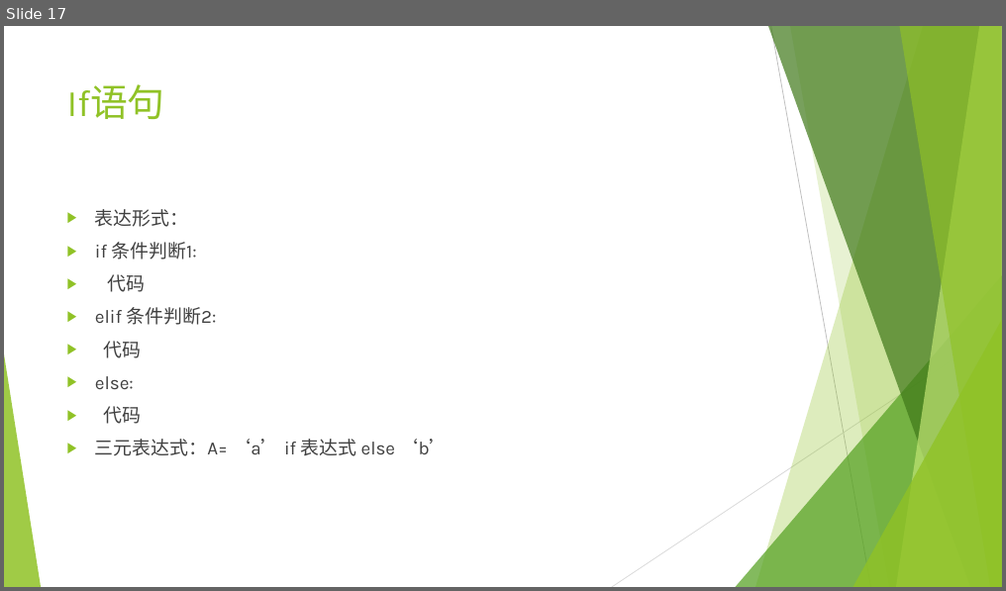
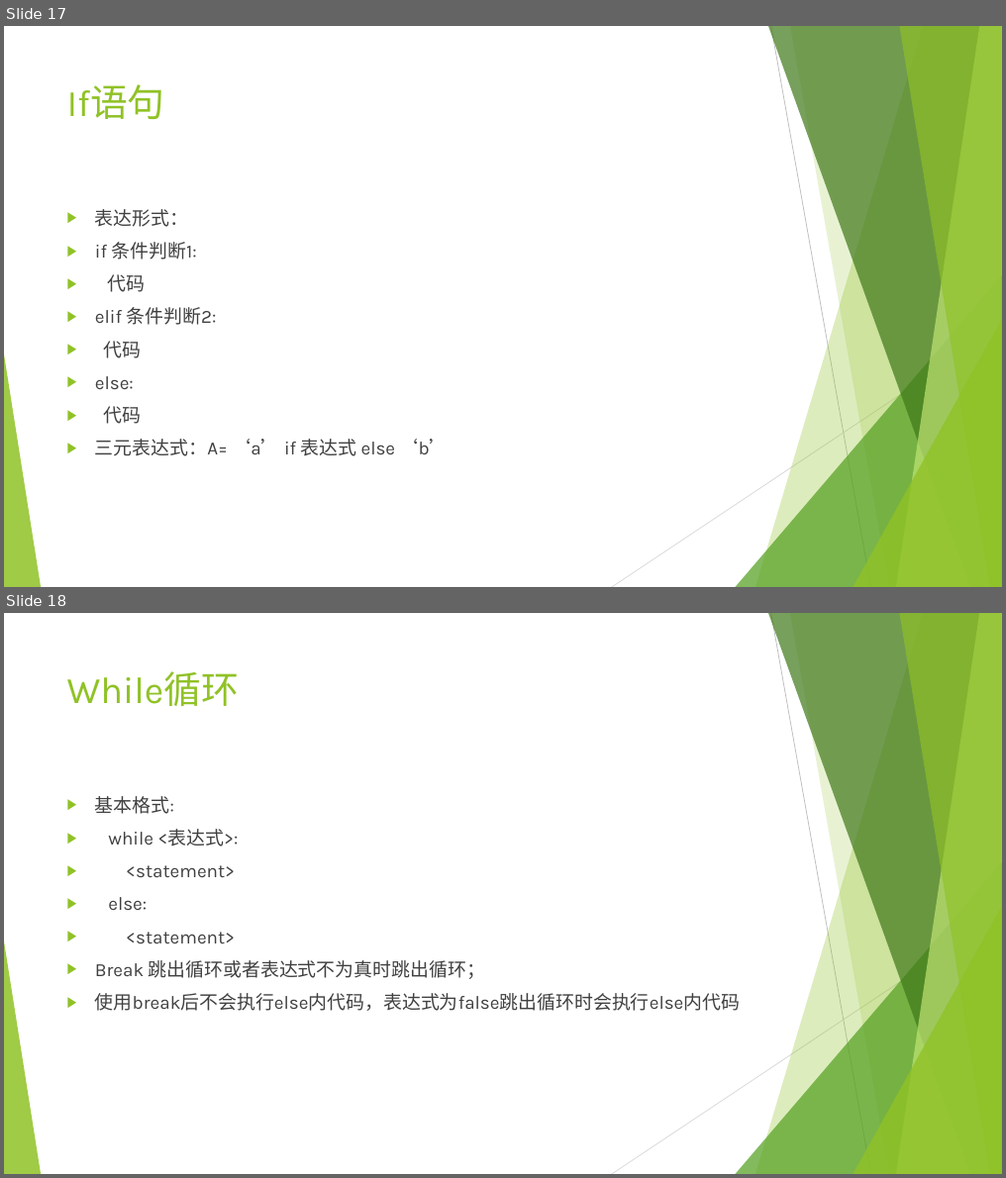
Before and after one commit to mrzhangs1015916/LearnPython, a slide deck: python.pptx. Shown one above the other, each under a label of ours: slide 17 before the commit, slides 17 and 18 after it. The pictures are 1006x591 and 1006x1178 pixels, drawn with LibreOffice and Linux fonts; fonts in the diff are those of the drawing. Boxes give left, top, right and bottom in pixels: in the first picture for what was removed or moved away, otherwise in the second. Text is boxed around its words. In the diff, an @@ line names an element or a change of style, - is before the commit and + after.

```diff
--- a/python.pptx
+++ b/python.pptx
@@ slide 18 added at (4, 613, 1002, 1174), background #FFFFFF; not listed: 10 template elements that a slide beside it also shows @@
@@ title added at (67, 671, 239, 706), 36 pt, text #90C226 @@
+While循环
@@ text added at (95, 796, 740, 1011), 18 pt, text #404040 @@
+▶ 基本格式:
+▶ while <表达式>:
+▶ <statement>
+▶ else:
+▶ <statement>
+▶ Break 跳出循环或者表达式不为真时跳出循环；
+▶ 使用break后不会执行else内代码，表达式为false跳出循环时会执行else内代码
```
Also in this commit, not shown: 2 other slides added.
